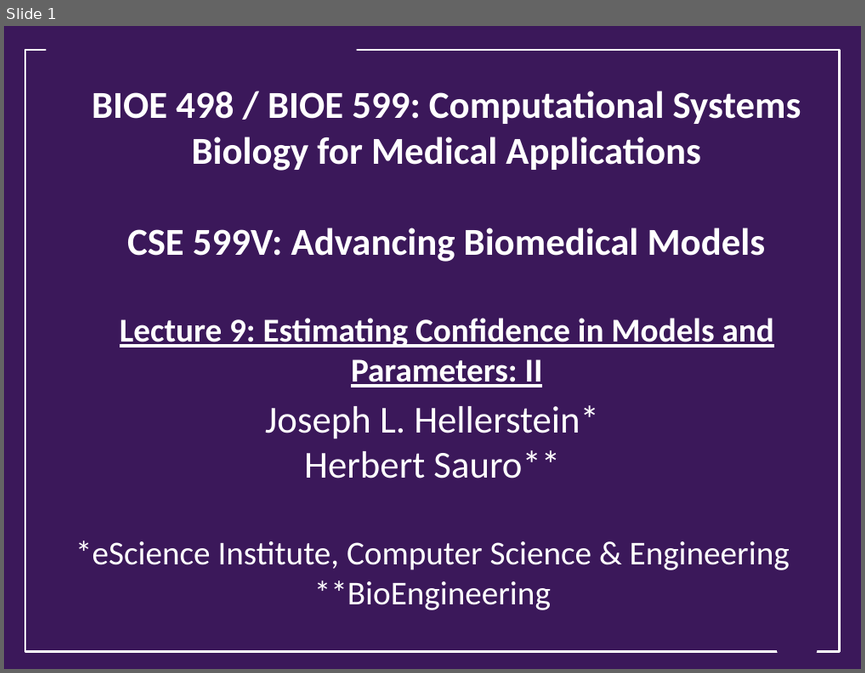
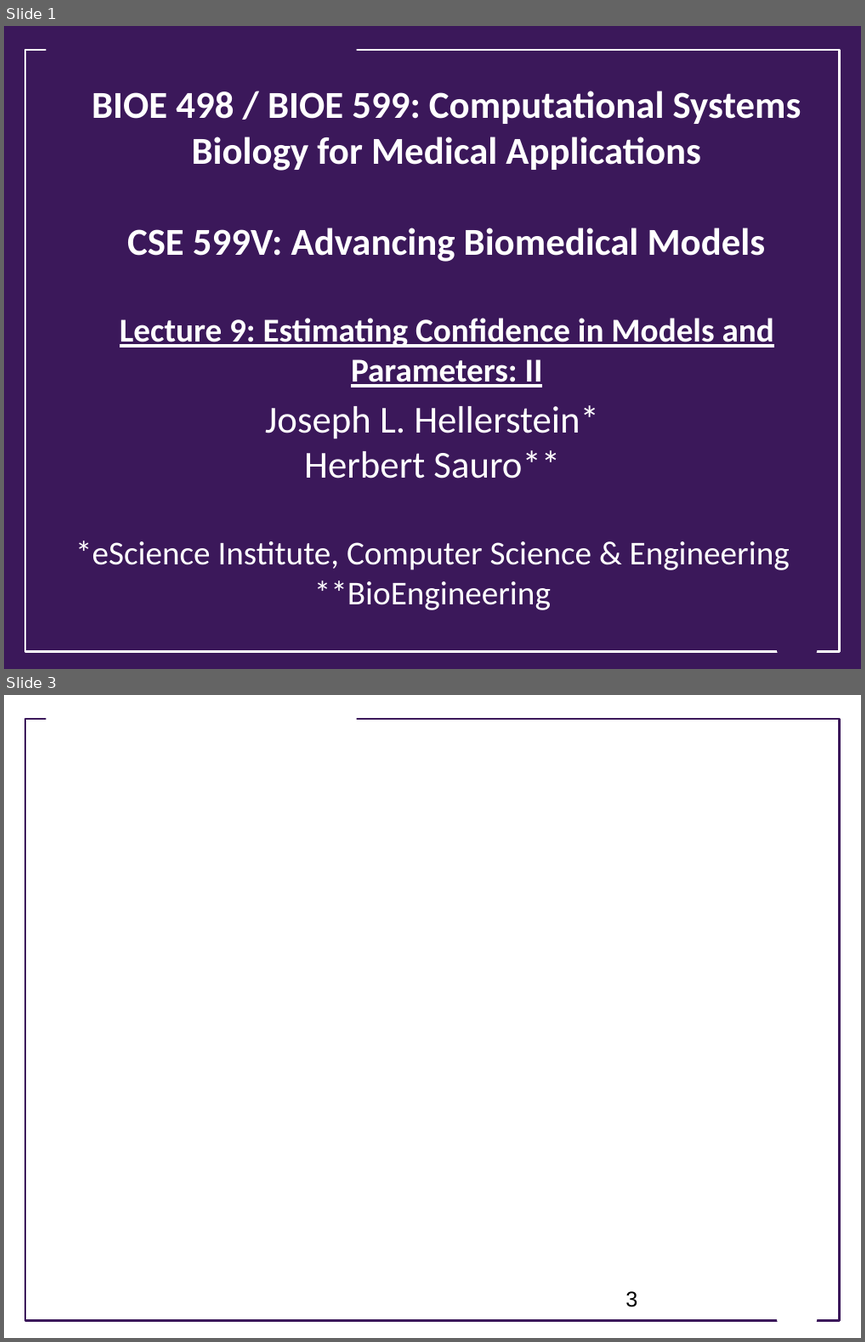
Before and after one commit to ModelEngineering/advancing-biomedical-models, a slide deck: Lectures/week_4/CSE 599V Lecture 10 - Estimating Confidence in Models and Parameters- II .pptx. Shown one above the other, each under a label of ours: slide 1 before the commit, slides 1 and 3 after it; the slides between them are not shown. The pictures are 865x673 and 865x1342 pixels, drawn with LibreOffice and Linux fonts; fonts in the diff are those of the drawing; background and template pictures are left out. Boxes give left, top, right and bottom in pixels: in the first picture for what was removed or moved away, otherwise in the second. Text is boxed around its words. In the diff, an @@ line names an element or a change of style, - is before the commit and + after.

```diff
--- a/Lectures/week_4/CSE 599V Lecture 10 - Estimating Confidence in Models and Parameters- II .pptx
+++ b/Lectures/week_4/CSE 599V Lecture 10 - Estimating Confidence in Models and Parameters- II .pptx
@@ slide 3 added at bbox=[4, 695, 861, 1338], background #FFFFFF @@
@@ rectangle added at bbox=[25, 719, 840, 1321], outline #3B185A 1.75 pt @@
@@ rectangle added at bbox=[46, 709, 356, 730], fill #FFFFFF @@
@@ page number added at bbox=[625, 1291, 637, 1307], 18 pt, text #000000 @@
+3
@@ trapezoid added at bbox=[769, 1290, 824, 1327], fill #FFFFFF @@
```
Also in this commit, not shown: 1 slide changed, 1 other file.
